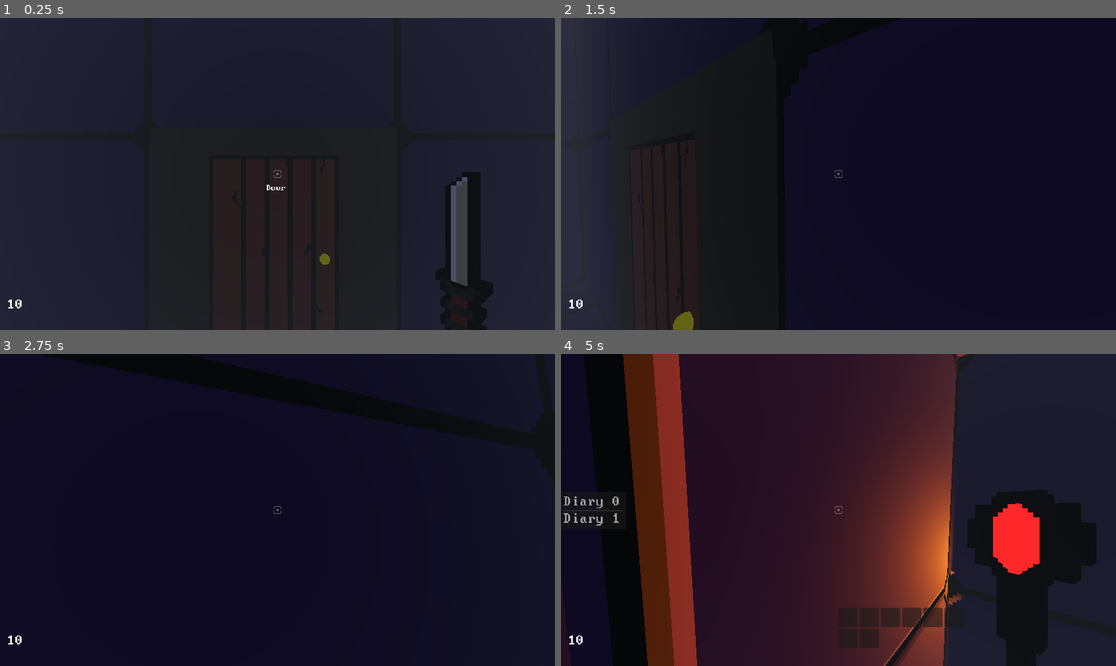
Above: before the commit, frames 1-4 (two rows, left to right).
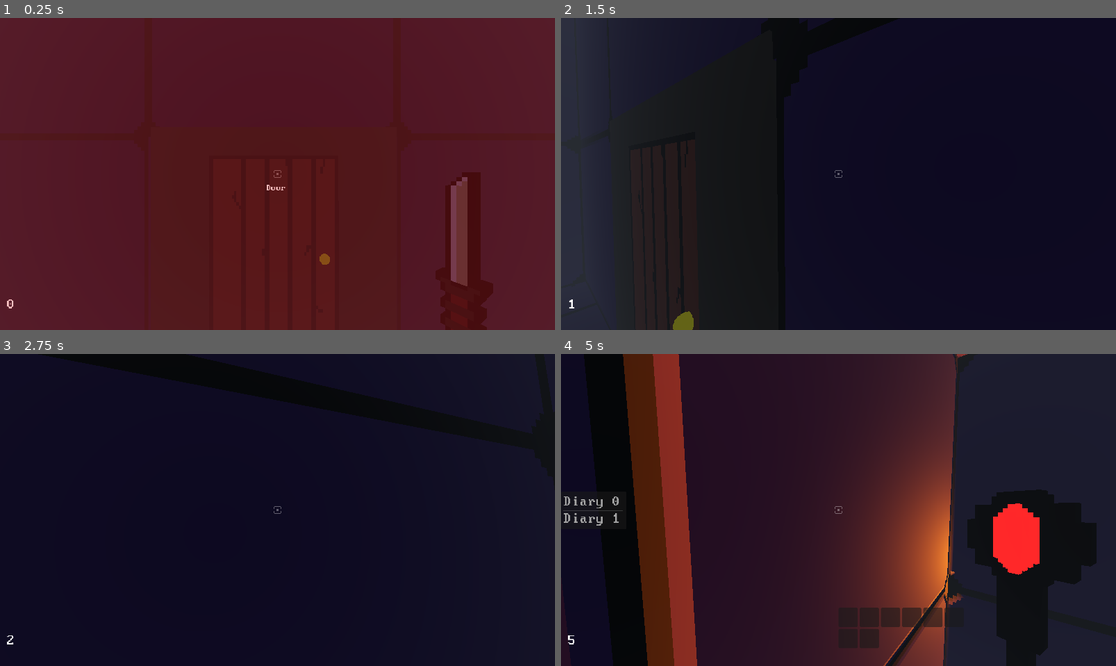
Above: after the commit, the same moments.

Repository: ManuelRivarola/firstpixelshooter
Game: Godot game, scene res://src/levels/demo/demo.tscn
Two runs of this game, one before a commit and one after it. Both use one fixed random seed, a clock stepped at 60 frames per second and the inputs below.
Inputs (mouse positions are in pixels of both pictures, inside the frame that each line leads up to):
- Up to frame 1 (0.25 s): no input
- Up to frame 2 (1.5 s): tap Enter (ui_accept) at 0.5, 0.77 s; move the mouse to (866, 174) at 0.52 s; press the mouse at (866, 174) at 0.53 s; hold W (move_forward) from 0.53 s (still down); move the mouse to (810, 174) at 1.27 s; release the mouse at (810, 174) at 1.28 s; tap E (use) at 1.35 s
- Up to frame 3 (2.75 s): keep holding W (move_forward); tap Enter (ui_accept) at 1.52 s; move the mouse to (288, 503) at 2.02 s; hold 1 (weapon_slot_1) from 2.03 s (still down)
- Up to frame 4 (5 s): move the mouse to (832, 516) at 2.77 s; release 1 (weapon_slot_1) at 2.78 s; tap 2 (weapon_slot_2) at 2.85 s; tap Enter (ui_accept) at 3.02, 3.77, 4.52 s; move the mouse to (877, 513) at 3.52 s; press the mouse at (877, 513) at 3.53 s; tap I (inventory) at 4.15 s; move the mouse to (672, 463) at 4.27 s; release W (move_forward) at 4.28 s; release the mouse at (672, 463) at 4.28 s; hold A (move_left) from 4.28 s (still down); tap E (use) at 4.35 s

The runs differ from the first frame. In frame 1, 100% of the frame differs, in the area x 0-100%, y 0-100%; in frame 2, less than 0.1%; in frame 3, less than 0.1%; in frame 4, less than 0.1%.

Commit message:
Efectos de estado v0.1

Diff:
--- /dev/null
+++ b/src/StatusEffect.gd
@@ -0,0 +1,79 @@
+extends Node
+
+class_name StatusEffect
+
+enum Effects {
+	NOTHING,
+	REGENERATION,
+	HASTE,
+	SLOW,
+	STRENGTH,
+	RESISTANCE
+}
+
+var target: Node3D
+var power: float
+var revert: bool # Controla si hay que revertir el efecto al finalizar la duracion
+var effect: Effects
+var duration_timer: Timer
+var interval_timer: Timer
+
+func _init(
+	target: Node3D,
+	effect: Effects = Effects.NOTHING,
+	duration: float = 0.0,
+	interval: float = 0.0,
+	power: float = 0.0
+	):
+
+	self.effect = effect
+	self.target = target
+	self.power = power
+	self.revert = false
+	print("Initializing!")
+	if duration == 0.0: # Efecto instantáneo
+		apply_effect()
+	elif duration > 0.0: # Efecto finito
+		duration_timer = _make_timer(duration, true)
+		duration_timer.connect("timeout", _on_duration_timeout)
+	if interval > 0.0:
+		interval_timer = _make_timer(interval, false)
+		interval_timer.connect("timeout", _on_interval_timeout)
+
+	if effect == Effects.REGENERATION:
+		revert = false
+
+	duration_timer.start()
+	interval_timer.start()
+
+func _make_timer(duration: float, one_shot: bool) -> Timer:
+	var timer = Timer.new()
+	timer.wait_time = duration
+	timer.one_shot = one_shot
+	timer.autostart = false
+	GlobalLevel.level_root.add_child(timer)
+
+	return timer
+
+func regeneration(duration: float, interval: float, power: float):
+	var duration_timer = _make_timer(duration, true)
+	var interval_timer = _make_timer(interval, false)
+
+	duration_timer.connect("timeout", _on_duration_timeout)
+	interval_timer.connect("timeout", _on_interval_timeout)
+
+func apply_effect():
+	if effect == Effects.REGENERATION:
+		if target.has_method("heal"):
+			target.heal(int(power))
+
+func end_effect():
+	duration_timer.queue_free()
+	interval_timer.queue_free()
+	queue_free()
+
+func _on_duration_timeout():
+	end_effect()
+
+func _on_interval_timeout():
+	apply_effect()
--- a/src/levels/demo/demo.gd
+++ b/src/levels/demo/demo.gd
@@ -1,5 +1,7 @@
 extends Level
 
 func initialize():
-	pass
-	#PlayerInventory.add_item("Skull Essence", 1)
+	print(get_children())
+	player.receive_hit(10, Vector3.ZERO)
+	var effect = StatusEffect.Effects.REGENERATION
+	var regen_effect = StatusEffect.new(player, effect, 6.0, 1.0, 1)
--- a/src/levels/test.tscn
+++ b/src/levels/test.tscn
@@ -1,6 +1,6 @@
 [gd_scene load_steps=2 format=3 uid="uid://1hcjjw5qdjli"]
 
-[ext_resource type="Script" path="res://src/items/ItemIndex.gd" id="1_qa6rb"]
+[ext_resource type="Script" path="res://src/StatusEffect.gd" id="1_7kjwd"]
 
 [node name="test" type="Node3D"]
-script = ExtResource("1_qa6rb")
+script = ExtResource("1_7kjwd")
